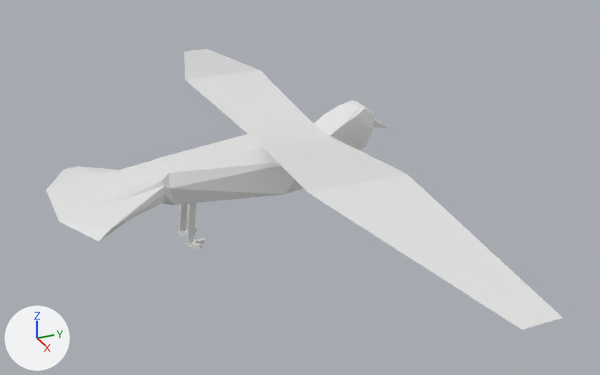
An edit to the Blender file Assets/bird/bird.blend, drawn before and after from the same camera.
Camera for both pictures: a 50 mm lens placed at (20.4, -7.4, 13.7), pointed at (0.9, 1.4, 4.0). The lights are fixed; the arrows at lower left show +X, +Y and +Z.
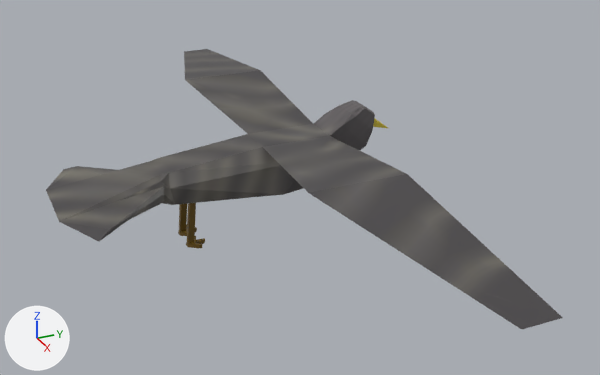
Location of each change, (x1, y1, x2, y2) in pixels of the pictures (600 x 375 px):
'Cube', surface changed (white to grey): (46, 49, 563, 329) in both

What changed in the scene script:
```text
Add img_material_base_color:
    img_material_base_color = load_image('Material Base Color', 'Material Base Color.png', 1024, 1024, 'sRGB')
Change mat_material:
    remove mat_material.base_color = (0.8, 0.8, 0.8)  # white #e7e7e7
    add mat_material.texture = img_material_base_color
Change me_cube:
    where me_cube.from_pydata(...)  # 154 vertices, 160 faces; spans x -10.4..10.4, y -1.7..1.6, z -4.7..5.3
    used by ob_cube; location = (0.0, 0.0, 4.27); rotation_euler = (1.571, 0.0, 0.0), in degrees (90, 0, 0)
    me_cube part 1: texture (UV) coordinates of 160 of 160 faces, centred in x -7.6..7.6, y -1.7..1.6, z -4.3..4.9, changed; they spanned u 0.12..0.81, v 0.0..0.93 and now span u 0.02..0.98, v 0.02..0.97
```
